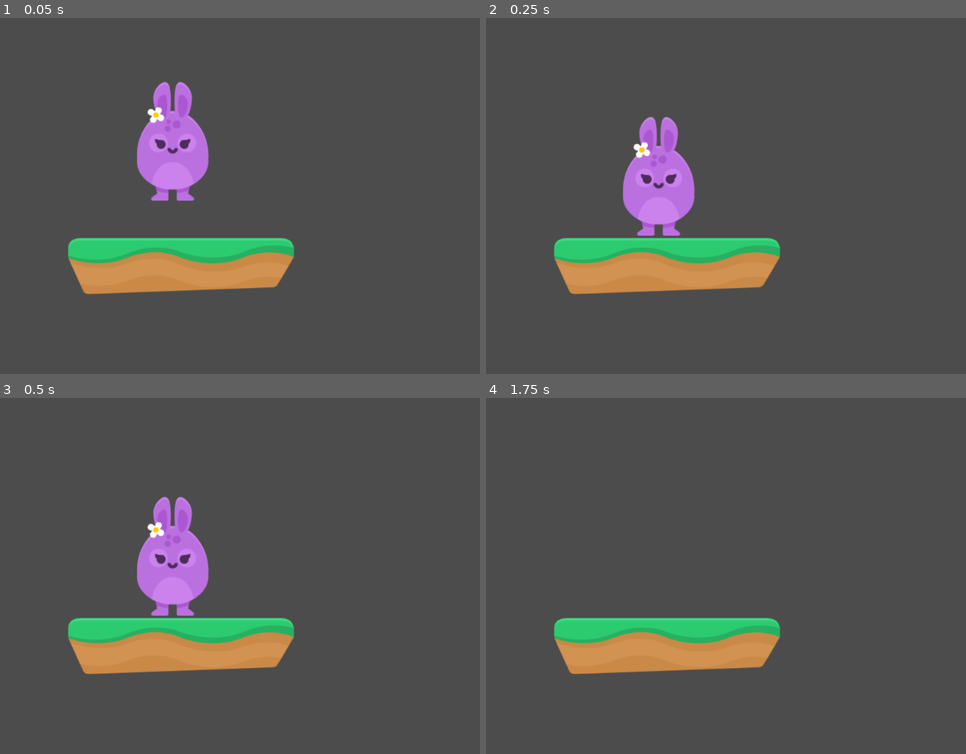
Above: before the commit, frames 1-4 (two rows, left to right).
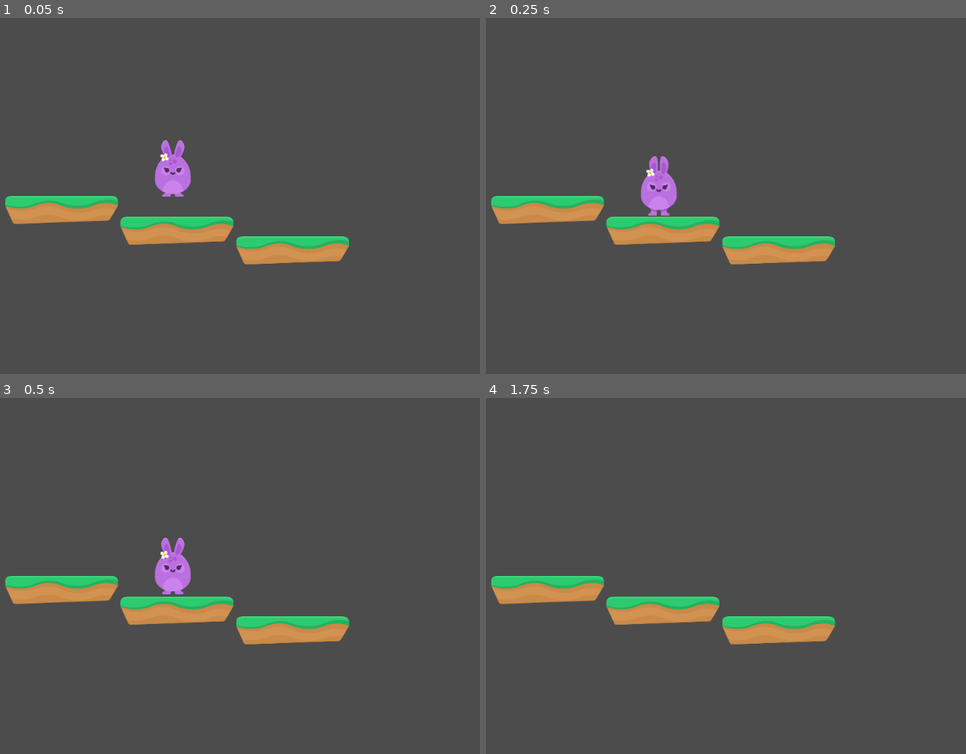
Above: after the commit, the same moments.

Repository: kiaplayer/HoppyDays
Game: Godot game, scene res://Scenes/Levels/Level1.tscn
Two runs of this game, one before a commit and one after it. Both use one fixed random seed, a clock stepped at 60 frames per second and the inputs below.
Inputs:
- Up to frame 1 (0.05 s): no input
- Up to frame 2 (0.25 s): no input
- Up to frame 3 (0.5 s): no input
- Up to frame 4 (1.75 s): hold W (jump) 0.53-1.28 s; hold D (right) from 0.53 s (still down); tap W (jump) at 1.35, 1.52 s

The runs differ from the first frame. In frame 1, 13% of the frame differs, in the area x 1-73%, y 17-78%; in frame 2, 13%; in frame 3, 13%; in frame 4, 10%.

Commit message:
Refactoring

Diff:
--- a/Player/Player.tscn
+++ /dev/null
@@ -1,22 +0,0 @@
-[gd_scene load_steps=4 format=2]
-
-[ext_resource path="res://GFX/Players/bunny2_stand.png" type="Texture" id=1]
-[ext_resource path="res://Player/Player.gd" type="Script" id=2]
-
-[sub_resource type="CapsuleShape2D" id=1]
-radius = 60.5959
-height = 81.3927
-
-[node name="Player" type="KinematicBody2D"]
-position = Vector2( 520.238, 296.348 )
-script = ExtResource( 2 )
-__meta__ = {
-"_edit_group_": true
-}
-
-[node name="Sprite" type="Sprite" parent="."]
-texture = ExtResource( 1 )
-
-[node name="CollisionShape2D" type="CollisionShape2D" parent="."]
-visible = false
-shape = SubResource( 1 )
--- /dev/null
+++ b/PlayerAnimation.gd
@@ -0,0 +1,10 @@
+extends AnimatedSprite
+
+func _on_Player_animate(motion):
+	if motion.y < 0:
+		play("jump")
+	elif motion.x != 0:
+		flip_h = motion.x < 0
+		play("walk")
+	else:
+		play("idle")
--- a/Scenes/Levels/Level1.tscn
+++ b/Scenes/Levels/Level1.tscn
@@ -1,7 +1,7 @@
 [gd_scene load_steps=4 format=2]
 
 [ext_resource path="res://GFX/Environment/ground_grass.png" type="Texture" id=1]
-[ext_resource path="res://Player/Player.tscn" type="PackedScene" id=2]
+[ext_resource path="res://Scenes/Player/Player.tscn" type="PackedScene" id=2]
 
 [sub_resource type="RectangleShape2D" id=1]
 
@@ -22,3 +22,34 @@
 
 [node name="Sprite" type="Sprite" parent="Floor"]
 texture = ExtResource( 1 )
+
+[node name="Floor2" type="StaticBody2D" parent="."]
+position = Vector2( 909.702, 484.439 )
+__meta__ = {
+"_edit_group_": true
+}
+
+[node name="CollisionShape2D" type="CollisionShape2D" parent="Floor2"]
+scale = Vector2( 19, 5 )
+shape = SubResource( 1 )
+
+[node name="Sprite" type="Sprite" parent="Floor2"]
+texture = ExtResource( 1 )
+
+[node name="Floor3" type="StaticBody2D" parent="."]
+position = Vector2( 132.393, 348.033 )
+__meta__ = {
+"_edit_group_": true
+}
+
+[node name="CollisionShape2D" type="CollisionShape2D" parent="Floor3"]
+scale = Vector2( 19, 5 )
+shape = SubResource( 1 )
+
+[node name="Sprite" type="Sprite" parent="Floor3"]
+texture = ExtResource( 1 )
+
+[node name="Camera2D" type="Camera2D" parent="."]
+position = Vector2( 516.534, 300.894 )
+current = true
+zoom = Vector2( 2, 2 )
--- a/Player/Player.gd
+++ b/Scenes/Player/Player.gd
@@ -2,15 +2,18 @@
 
 var motion = Vector2(0, 0)
 
-const SPEED = 1000
+const SPEED = 1500
 const GRAVITY = 300
 const UP = Vector2(0, -1)
 const JUMP_SPEED = 3000
+
+signal animate
 
 func _physics_process(delta):
 	apply_gravity()
 	jump()
 	move()
+	animate()
 	move_and_slide(motion, UP)
 
 func apply_gravity():
@@ -20,7 +23,7 @@
 		motion.y += GRAVITY
 
 func jump():
-	if Input.is_action_just_pressed("jump") and is_on_floor():
+	if Input.is_action_pressed("jump") and is_on_floor():
 		motion.y -= JUMP_SPEED
 
 func move():
@@ -30,3 +33,6 @@
 		motion.x = SPEED
 	else:
 		motion.x = 0
+
+func animate():
+	emit_signal("animate", motion)
--- /dev/null
+++ b/Scenes/Player/Player.tscn
@@ -0,0 +1,24 @@
+[gd_scene load_steps=5 format=2]
+
+[ext_resource path="res://Scenes/Player/Player.gd" type="Script" id=1]
+[ext_resource path="res://Scenes/Player/PlayerAnimation.tscn" type="PackedScene" id=2]
+[ext_resource path="res://PlayerAnimation.gd" type="Script" id=3]
+
+[sub_resource type="CapsuleShape2D" id=1]
+radius = 60.5959
+height = 81.3927
+
+[node name="Player" type="KinematicBody2D"]
+position = Vector2( 520.238, 296.348 )
+script = ExtResource( 1 )
+__meta__ = {
+"_edit_group_": true
+}
+
+[node name="CollisionShape2D" type="CollisionShape2D" parent="."]
+visible = false
+shape = SubResource( 1 )
+
+[node name="PlayerAnimation" parent="." instance=ExtResource( 2 )]
+script = ExtResource( 3 )
+[connection signal="animate" from="." to="PlayerAnimation" method="_on_Player_animate"]
--- /dev/null
+++ b/Scenes/Player/PlayerAnimation.tscn
@@ -0,0 +1,29 @@
+[gd_scene load_steps=7 format=2]
+
+[ext_resource path="res://GFX/Players/bunny2_walk2.png" type="Texture" id=1]
+[ext_resource path="res://GFX/Players/bunny2_walk1.png" type="Texture" id=2]
+[ext_resource path="res://GFX/Players/bunny2_ready.png" type="Texture" id=3]
+[ext_resource path="res://GFX/Players/bunny2_jump.png" type="Texture" id=4]
+[ext_resource path="res://GFX/Players/bunny2_stand.png" type="Texture" id=5]
+
+[sub_resource type="SpriteFrames" id=2]
+animations = [ {
+"frames": [ ExtResource( 2 ), ExtResource( 1 ) ],
+"loop": true,
+"name": "walk",
+"speed": 5.0
+}, {
+"frames": [ ExtResource( 3 ), ExtResource( 5 ) ],
+"loop": true,
+"name": "idle",
+"speed": 5.0
+}, {
+"frames": [ ExtResource( 4 ) ],
+"loop": true,
+"name": "jump",
+"speed": 5.0
+} ]
+
+[node name="PlayerAnimation" type="AnimatedSprite"]
+frames = SubResource( 2 )
+animation = "walk"
